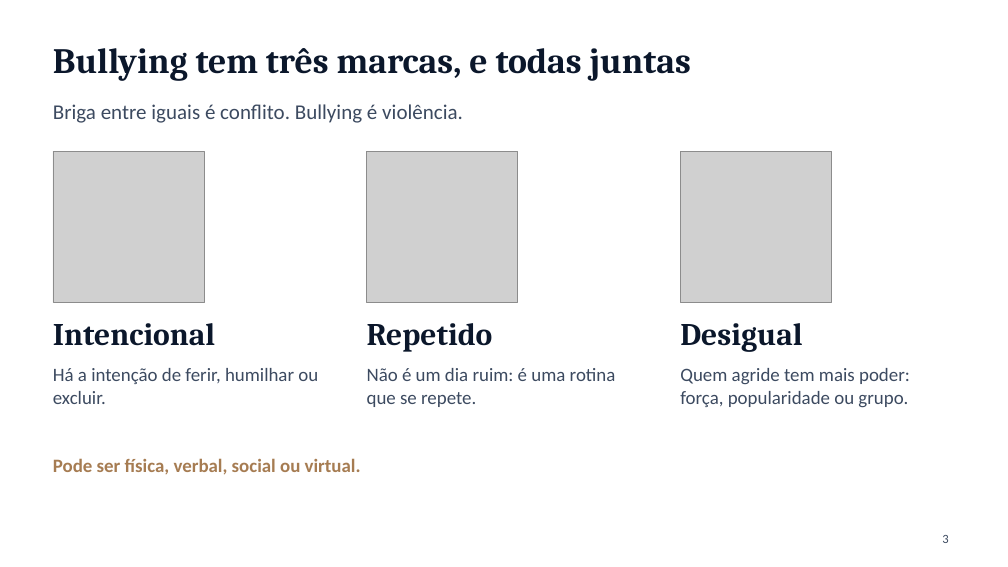
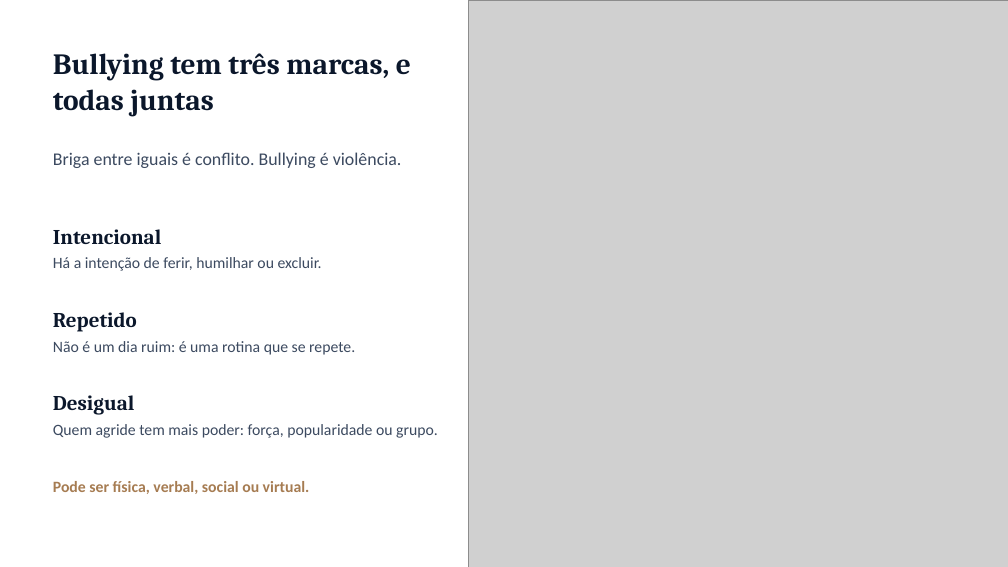
Before and after one commit to ebarroso12/ocorpoexplica, a slide deck: slide 3 of apresentacoes/bullying-saude-mental-escola.pptx. Drawn at 1008x567 pixels with LibreOffice and Linux fonts; fonts in the diff are those of the drawing; grey boxes stand for pictures; background and template pictures are left out. Boxes give left, top, right and bottom in pixels: in the first picture for what was removed or moved away, otherwise in the second. Text is boxed around its words. In the diff, an @@ line names an element or a change of style, - is before the commit and + after.

```diff
--- a/apresentacoes/bullying-saude-mental-escola.pptx
+++ b/apresentacoes/bullying-saude-mental-escola.pptx
@@ picture added at [469,0,1008,567] @@
@@ title "Bullying tem três marcas, e ..." at [53,53,411,116]: size 34 to 28 pt @@
@@ text "Briga entre iguais é conflito. ...": place and size @@
-text "Briga entre iguais é conflito. ..." at [53,104,463,123]
+text "Briga entre iguais é conflito. ..." at [53,152,402,168]
@@ text "Briga entre iguais é conflito. ..." at [53,152,402,168]: size 20 to 17 pt @@
@@ picture removed at [53,151,204,302] @@
@@ picture removed at [367,151,518,302] @@
@@ picture removed at [681,151,832,302] @@
@@ text "Intencional": place and size @@
-text "Intencional" at [53,323,215,346]
+text "Intencional" at [53,229,161,244]
@@ text "Há a intenção de ferir, ...": place and size @@
-text "Há a intenção de ferir, ..." at [53,368,318,404]
+text "Há a intenção de ferir, ..." at [53,257,322,271]
@@ text "Repetido": place and size @@
-text "Repetido" at [367,323,493,352]
+text "Repetido" at [53,312,137,332]
@@ text "Não é um dia ruim: ...": place and size @@
-text "Não é um dia ruim: ..." at [367,368,616,407]
+text "Não é um dia ruim: ..." at [53,341,355,355]
@@ size 30 to 20 pt in 3 elements at [53,229,161,244], [53,312,137,332], [53,395,135,415] @@
@@ text "Desigual": place and size @@
-text "Desigual" at [680,323,802,352]
+text "Desigual" at [53,395,135,415]
@@ size 18 to 15 pt in 4 elements at [53,257,322,271], [53,481,310,494], [53,341,355,355], [53,424,438,438] @@
@@ text "Quem agride tem mais poder: ...": place and size @@
-text "Quem agride tem mais poder: ..." at [680,368,910,408]
+text "Quem agride tem mais poder: ..." at [53,424,438,438]
@@ text "Pode ser física, verbal, social ...": place and size @@
-text "Pode ser física, verbal, social ..." at [53,458,361,475]
+text "Pode ser física, verbal, social ..." at [53,481,310,494]
@@ page number removed at [942,535,948,543] @@
-3
```
Also in this commit, not shown: 12 other slides changed, 9 other files.
